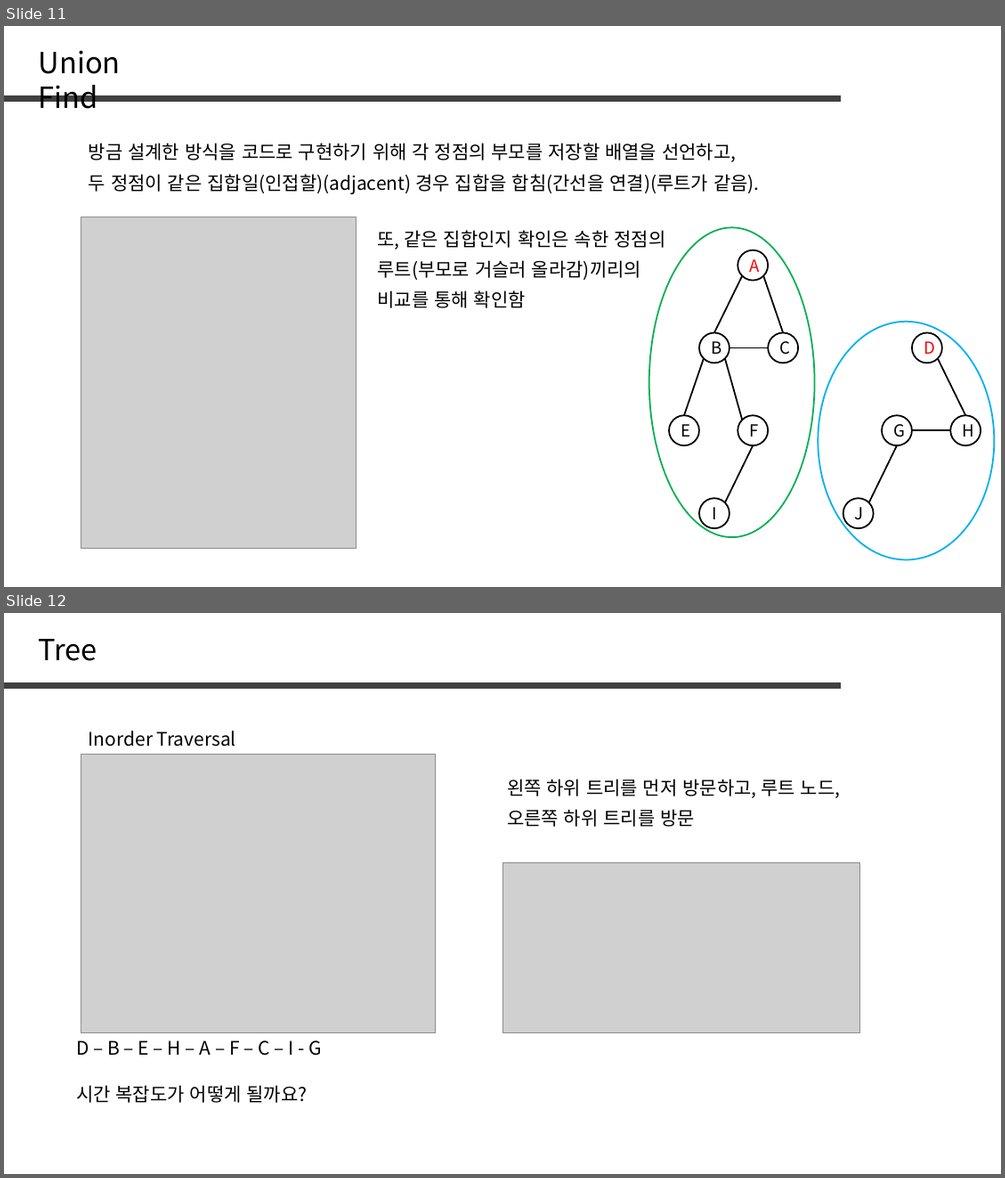
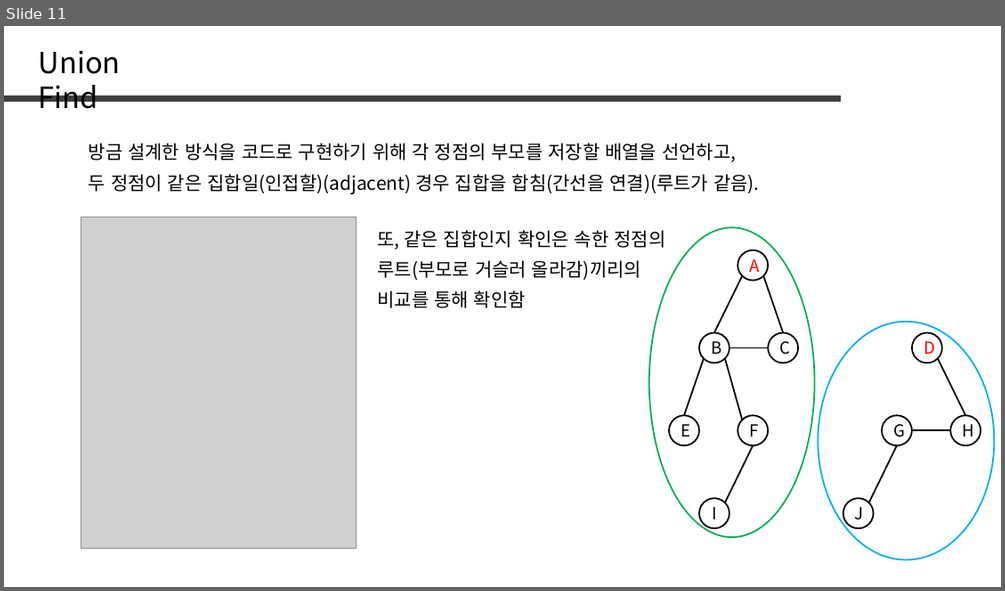
Before and after one commit to jaehoo1/PS-study, a slide deck: study/10_Disjoint Set.pptx. Shown one above the other, each under a label of ours: slides 11 and 12 before the commit, slide 11 after it. The pictures are 1005x1178 and 1005x591 pixels, drawn with LibreOffice and Linux fonts; fonts in the diff are those of the drawing; grey boxes stand for pictures. Boxes give left, top, right and bottom in pixels: in the first picture for what was removed or moved away, otherwise in the second. Text is boxed around its words. In the diff, an @@ line names an element or a change of style, - is before the commit and + after.

```diff
--- a/study/10_Disjoint Set.pptx
+++ b/study/10_Disjoint Set.pptx
@@ slide 12 removed at bbox=[4, 613, 1001, 1174], background #FFFFFF @@
@@ text removed at bbox=[39, 639, 97, 661] @@
-Tree
@@ line removed from (4, 686) to (841, 686) @@
@@ text removed at bbox=[89, 730, 236, 747] @@
-Inorder Traversal
@@ picture removed at bbox=[81, 754, 436, 1032] @@
@@ text removed at bbox=[507, 779, 840, 798] @@
-왼쪽 하위 트리를 먼저 방문하고, 루트 노드,
@@ text removed at bbox=[507, 809, 695, 827] @@
-오른쪽 하위 트리를 방문
@@ picture removed at bbox=[502, 863, 861, 1032] @@
@@ text removed at bbox=[76, 1040, 321, 1055] @@
-D – B – E – H – A – F – C – I - G
@@ text removed at bbox=[76, 1085, 307, 1103] @@
-시간 복잡도가 어떻게 될까요?
```
Also in this commit, not shown: 1 slide changed, 22 slides added, 45 other slides removed.
